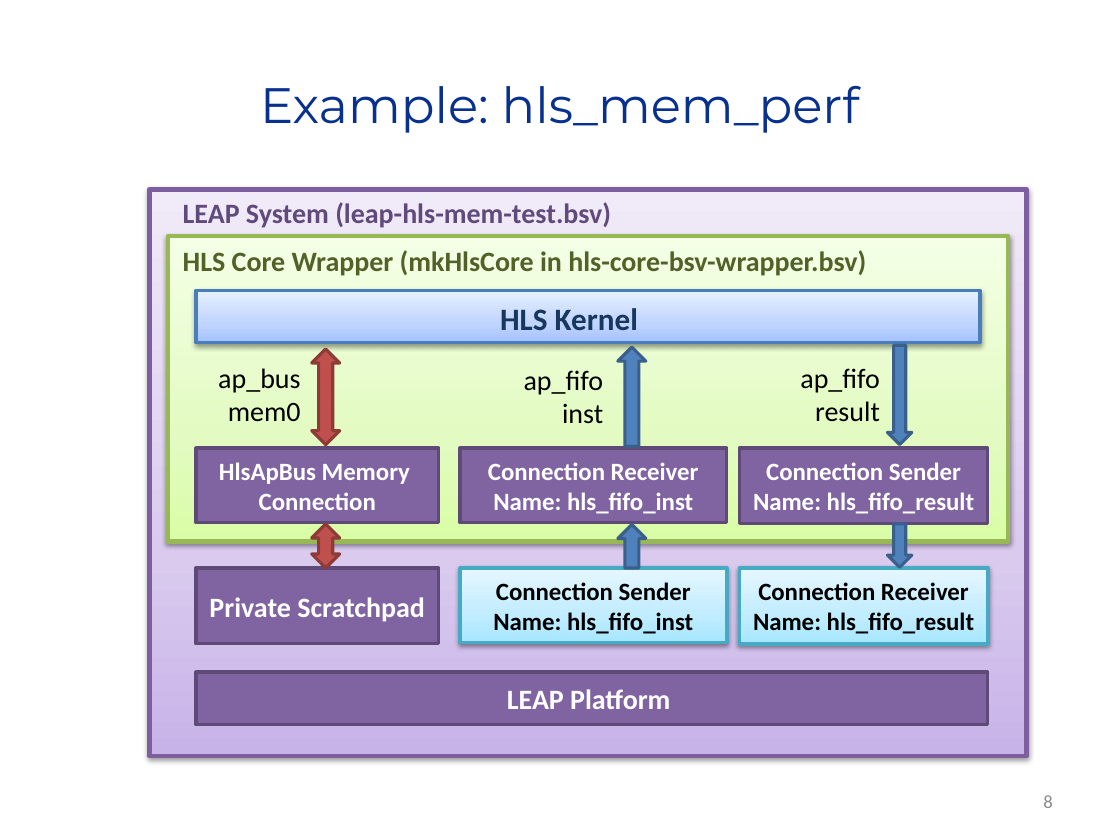
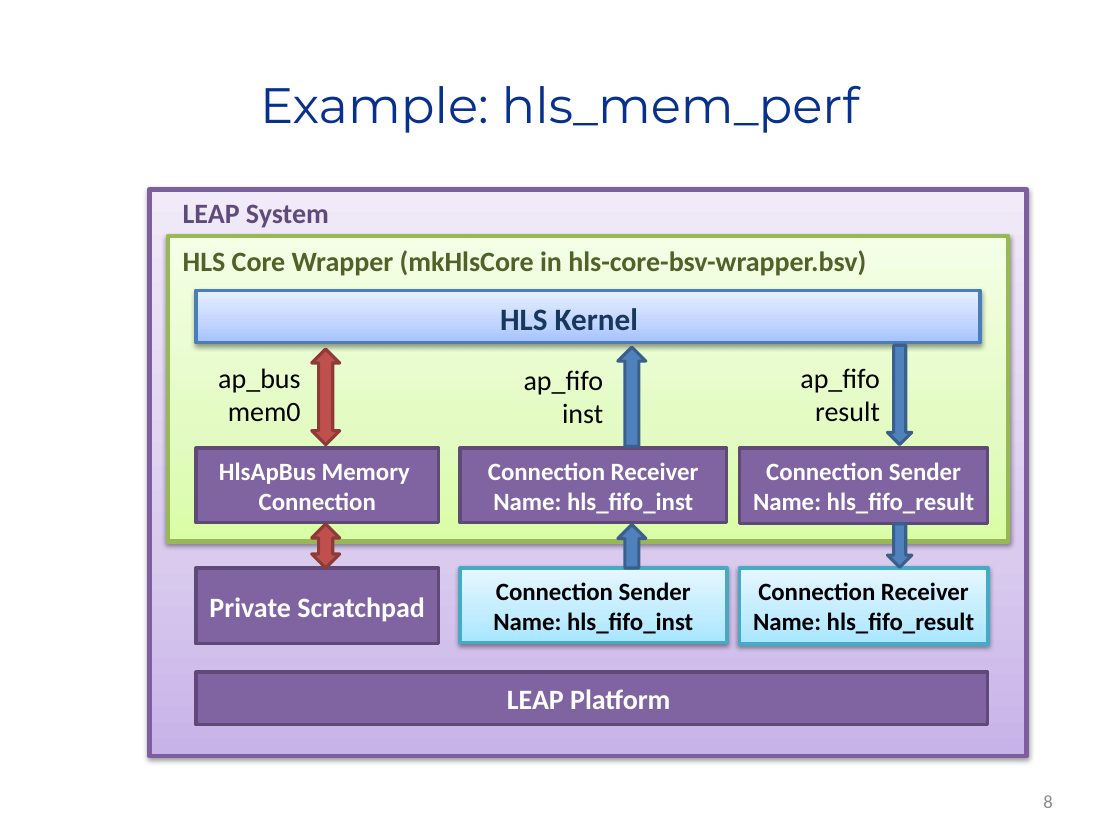
Before and after one commit to LEAP-FPGA/leap-documentation, a slide deck: slide 8 of docs/talks/201509-FPL-Tutorial/201509_LEAP_FPL_Tutorial_06_HLS_Wrapper_Example.pptx. Drawn at 1120x840 pixels with LibreOffice and Linux fonts; fonts in the diff are those of the drawing; background and template pictures are left out. Boxes give left, top, right and bottom in pixels: in the first picture for what was removed or moved away, otherwise in the second. Text is boxed around its words. In the diff, an @@ line names an element or a change of style, - is before the commit and + after.

Commit message:
Update slides

```diff
--- a/docs/talks/201509-FPL-Tutorial/201509_LEAP_FPL_Tutorial_06_HLS_Wrapper_Example.pptx
+++ b/docs/talks/201509-FPL-Tutorial/201509_LEAP_FPL_Tutorial_06_HLS_Wrapper_Example.pptx
@@ text at box(183, 204, 329, 228): text changed @@
-LEAP System (leap-hls-mem-test.bsv)
+LEAP System
```
